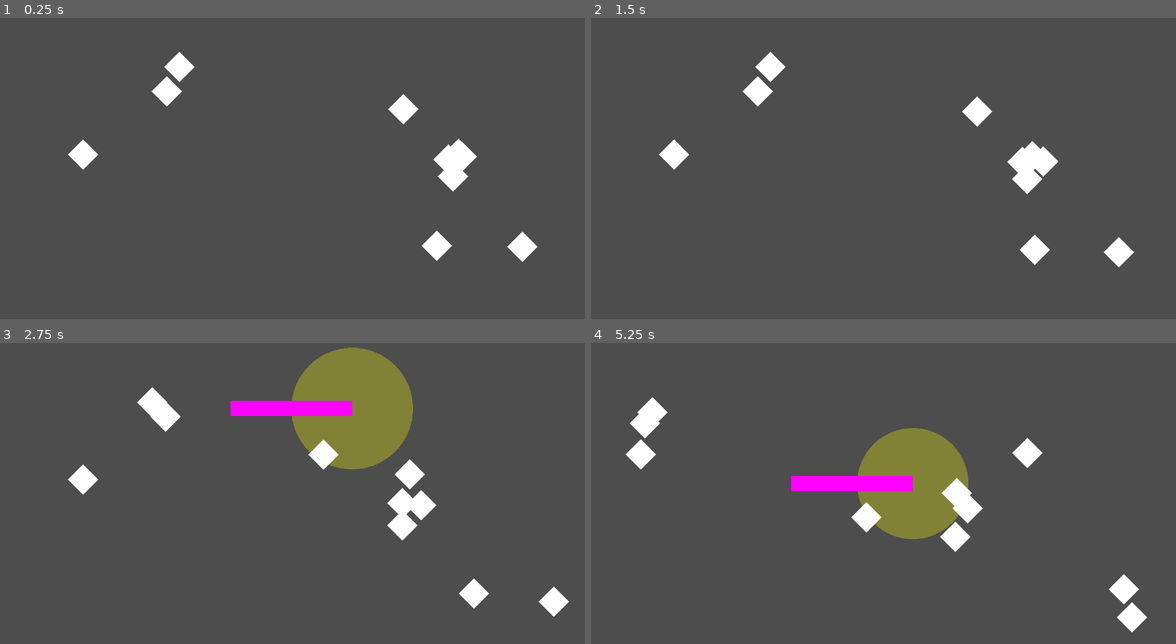
Above: before the commit, frames 1-4 (two rows, left to right).
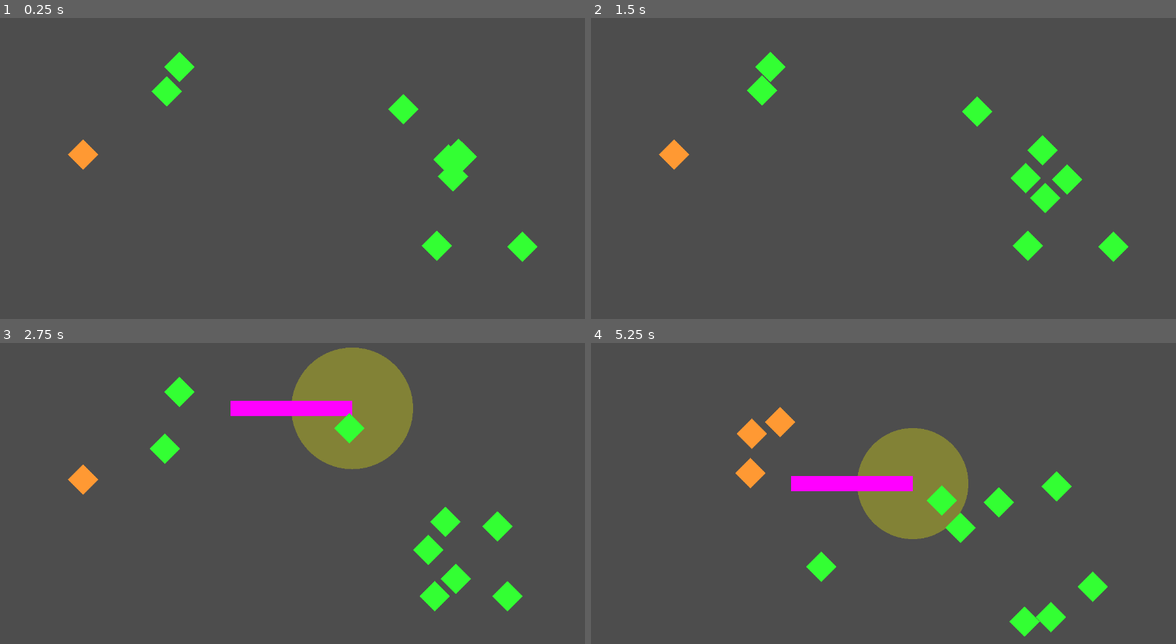
Above: after the commit, the same moments.

Repository: VileOar/ludum-dare-56
Game: Godot game, scene res://src/stage/stage.tscn
Same seed, same stepped clock (60 frames per second), same inputs: the game is played once before the commit and once after it. The project has no main scene, so this scene is started directly.
Inputs (mouse positions are in pixels of both pictures, inside the frame that each line leads up to):
- Up to frame 1 (0.25 s): no input
- Up to frame 2 (1.5 s): tap Enter at 0.5 s; move the mouse to (1018, 141) at 0.52 s; press the mouse at (1018, 141) at 0.53 s; move the mouse to (760, 174) at 1.27 s; release the mouse at (760, 174) at 1.28 s; click (760, 174) at 1.35 s
- Up to frame 3 (2.75 s): move the mouse to (351, 409) at 2.02 s; press the mouse at (351, 409) at 2.03 s
- Up to frame 4 (5.25 s): move the mouse to (854, 550) at 2.77 s; release the mouse at (854, 550) at 2.78 s; click (854, 550) at 2.85 s; move the mouse to (1064, 535) at 3.52 s; press the mouse at (1064, 535) at 3.53 s; move the mouse to (702, 433) at 4.27 s; release the mouse at (702, 433) at 4.28 s; click (702, 433) at 4.35 s; move the mouse to (912, 484) at 5.02 s; press the mouse at (912, 484) at 5.03 s

The runs differ from the first frame. In frame 1, 2.3% of the frame differs, in the area x 11-92%, y 11-82%; in frame 2, 3.4%; in frame 3, 5.1%; in frame 4, 5.4%, in the area x 5-96%, y 17-98%.

Commit message:
added infection mechanics

Diff:
--- a/project.godot
+++ b/project.godot
@@ -17,11 +17,13 @@
 [autoload]
 
 Global="*res://src/autoloads/Global.gd"
+Signals="*res://src/autoloads/Signals.gd"
 
 [display]
 
 window/size/viewport_width=1280
 window/size/viewport_height=720
+window/stretch/mode="viewport"
 
 [input]
 
--- a/src/autoloads/Global.gd
+++ b/src/autoloads/Global.gd
@@ -1,4 +1,7 @@
 extends Node
+
+## how many infected to spawn when a healthy is infected (OTHER thatn itself)
+const INFECTED_SPAWN_ADDITIONAL = 1
 
 
 ## a global scope RNG
--- a/src/autoloads/Signals.gd
+++ b/src/autoloads/Signals.gd
@@ -1,2 +1,7 @@
 ## autoload for global signals
 extends Node
+
+
+## emited by a creature to request spawning a new infected creature
+@warning_ignore("unused_signal")
+signal spawn_infected_request(position)
--- a/src/entities/creature/base_controller.gd
+++ b/src/entities/creature/base_controller.gd
@@ -2,7 +2,7 @@
 extends StackStateMachine
 class_name BaseController
 
-@onready var body: CharacterBody2D = get_parent() as CharacterBody2D
+@onready var body: Creature = get_parent() as Creature
 
 @onready var sprite: AnimatedSprite2D = %Sprite
 @onready var detector: Area2D = %Detector
--- a/src/entities/creature/creature.gd
+++ b/src/entities/creature/creature.gd
@@ -1,4 +1,8 @@
 extends CharacterBody2D
 class_name Creature
 
+## signal emited when this creature gets infected
+@warning_ignore("unused_signal")
+signal got_infected(position)
+
 @onready var controller: BaseController = %Controller
--- a/src/entities/creature/creature.tscn
+++ b/src/entities/creature/creature.tscn
@@ -2,9 +2,9 @@
 
 [ext_resource type="Script" path="res://src/entities/creature/base_controller.gd" id="1_euc34"]
 [ext_resource type="Script" path="res://src/entities/creature/creature.gd" id="1_on0e4"]
-[ext_resource type="Script" path="res://src/entities/creature/wander_state.gd" id="2_ua7dj"]
-[ext_resource type="Script" path="res://src/entities/creature/idle_state.gd" id="3_bs3bk"]
-[ext_resource type="Script" path="res://src/entities/creature/rush_state.gd" id="4_sqeli"]
+[ext_resource type="Script" path="res://src/entities/creature/states/wander_state.gd" id="2_ua7dj"]
+[ext_resource type="Script" path="res://src/entities/creature/states/idle_state.gd" id="3_bs3bk"]
+[ext_resource type="Script" path="res://src/entities/creature/states/rush_state.gd" id="4_sqeli"]
 
 [sub_resource type="RectangleShape2D" id="RectangleShape2D_4yq3s"]
 size = Vector2(45.2548, 45.2548)
@@ -14,6 +14,7 @@
 
 [node name="Creature" type="CharacterBody2D"]
 collision_layer = 2
+collision_mask = 3
 motion_mode = 1
 script = ExtResource("1_on0e4")
 
@@ -29,7 +30,8 @@
 
 [node name="Detector" type="Area2D" parent="."]
 unique_name_in_owner = true
-visible = false
+collision_layer = 0
+collision_mask = 4
 
 [node name="CollisionShape2D" type="CollisionShape2D" parent="Detector"]
 shape = SubResource("CircleShape2D_em1cj")
--- /dev/null
+++ b/src/entities/creature/healthy_controller.gd
@@ -0,0 +1,25 @@
+extends BaseController
+class_name HealthyController
+
+
+## callback for when an infection is detected nearby
+func _on_infected_nearby(position):
+	replace_state("PanicState")
+	get_node("PanicState").set_source_position(position)
+
+
+func _on_detector_body_entered(other: Node2D) -> void:
+	other.got_infected.connect(_on_infected_nearby)
+
+
+func _on_detector_body_exited(other: Node2D) -> void:
+	other.got_infected.disconnect(_on_infected_nearby)
+
+
+func _on_hurtbox_body_entered(_other: Node2D) -> void:
+	body.got_infected.emit(body.position)
+	body.queue_free()
+	var pos = body.position
+	Signals.spawn_infected_request.emit(pos)
+	for _i in Global.INFECTED_SPAWN_ADDITIONAL:
+		Signals.spawn_infected_request.emit(pos + 64 * Vector2.from_angle(randf() * 2 * PI))
--- /dev/null
+++ b/src/entities/creature/healthy_creature.tscn
@@ -0,0 +1,35 @@
+[gd_scene load_steps=5 format=3 uid="uid://b0bxiobvelbs0"]
+
+[ext_resource type="PackedScene" uid="uid://bu1smsxi2dc5g" path="res://src/entities/creature/creature.tscn" id="1_ys2to"]
+[ext_resource type="Script" path="res://src/entities/creature/states/panic_state.gd" id="2_g46bi"]
+[ext_resource type="Script" path="res://src/entities/creature/healthy_controller.gd" id="2_miuyg"]
+
+[sub_resource type="CircleShape2D" id="CircleShape2D_ftksm"]
+radius = 32.0
+
+[node name="HealthyCreature" instance=ExtResource("1_ys2to")]
+collision_layer = 6
+
+[node name="Polygon2D" parent="." index="0"]
+color = Color(0.2, 1, 0.2, 1)
+
+[node name="Controller" parent="." index="4"]
+script = ExtResource("2_miuyg")
+
+[node name="RushState" parent="Controller" index="2"]
+STATE_DURATION = 3.0
+SPEED_MULTIPLIER = 5.0
+
+[node name="PanicState" type="Node" parent="Controller" index="3"]
+script = ExtResource("2_g46bi")
+
+[node name="Hurtbox" type="Area2D" parent="." index="5"]
+collision_layer = 0
+collision_mask = 8
+
+[node name="CollisionShape2D" type="CollisionShape2D" parent="Hurtbox" index="0"]
+shape = SubResource("CircleShape2D_ftksm")
+
+[connection signal="body_entered" from="Detector" to="Controller" method="_on_detector_body_entered"]
+[connection signal="body_exited" from="Detector" to="Controller" method="_on_detector_body_exited"]
+[connection signal="body_entered" from="Hurtbox" to="Controller" method="_on_hurtbox_body_entered"]
--- /dev/null
+++ b/src/entities/creature/infected_controller.gd
@@ -0,0 +1,24 @@
+extends BaseController
+class_name InfectedController
+
+const COOLDOWN = 1.0
+
+
+func _ready() -> void:
+	super._ready()
+
+	# wait for a bit before being able to infect
+	body.set_collision_layer_value(4, false)
+	await get_tree().create_timer(COOLDOWN).timeout
+	body.set_collision_layer_value(4, true)
+
+
+## whenever a new state is deactivated, check detector's overlapping bodies and, if any, go to chase
+func _on_state_activated(state: Variant) -> void:
+	if state == "ChaseState":
+		return
+
+	var others = detector.get_overlapping_bodies()
+	if others.size() > 0:
+		replace_state("ChaseState")
+		get_node("ChaseState").set_target(others[0])
--- /dev/null
+++ b/src/entities/creature/infected_creature.tscn
@@ -0,0 +1,19 @@
+[gd_scene load_steps=4 format=3 uid="uid://b7qdnfpx0cdak"]
+
+[ext_resource type="PackedScene" uid="uid://bu1smsxi2dc5g" path="res://src/entities/creature/creature.tscn" id="1_n7jtd"]
+[ext_resource type="Script" path="res://src/entities/creature/infected_controller.gd" id="2_2puis"]
+[ext_resource type="Script" path="res://src/entities/creature/states/chase_state.gd" id="2_fp84w"]
+
+[node name="InfectedCreature" instance=ExtResource("1_n7jtd")]
+collision_layer = 10
+
+[node name="Polygon2D" parent="." index="0"]
+color = Color(1, 0.6, 0.2, 1)
+
+[node name="Controller" parent="." index="4"]
+script = ExtResource("2_2puis")
+
+[node name="ChaseState" type="Node" parent="Controller" index="3"]
+script = ExtResource("2_fp84w")
+
+[connection signal="state_activated" from="Controller" to="Controller" method="_on_state_activated"]
--- /dev/null
+++ b/src/entities/creature/states/chase_state.gd
@@ -0,0 +1,43 @@
+extends StackState
+class_name ChaseState
+
+@export var SPEED: int = 60 # px/sec
+@export var SPEED_MULTIPLIER = 1.0
+@export var GIVEUP_RANGE = 256
+
+@onready var _controller: BaseController = _fsm as BaseController
+
+var _target: Creature # the entity to move towards
+
+var _aggroing = true
+
+
+func acivate():
+	_aggroing = true
+
+
+func _physics_process(delta: float) -> void:
+	var giveup = false
+
+	if is_instance_valid(_target):
+		var diff_vector = _target.position - _controller.body.position
+		_controller.body.move_and_collide(SPEED_MULTIPLIER * SPEED * diff_vector.normalized() * delta)
+
+		# if a certain distance from target, give up
+		if diff_vector.length() >= GIVEUP_RANGE:
+			giveup = true
+	else: # stop chasing if target was destroyed (for instance, by being hit by this creature who was chasing it)
+		giveup = true
+		_target = null # cleanup, not really necessary
+
+	if giveup:
+		_aggroing = false # disable aggroing to be able to change state
+		_controller.replace_state("IdleState")
+
+
+func allow_next_state(_state: String) -> bool:
+	return !_aggroing
+
+
+func set_target(target: Creature):
+	_target = target
--- /dev/null
+++ b/src/entities/creature/states/panic_state.gd
@@ -0,0 +1,33 @@
+extends WanderState
+class_name PanicState
+
+const CHANGE_DIRECTION_CHANCE: float = 0.1
+
+var _source_position: Vector2
+
+
+func _ready() -> void:
+	STATE_DURATION = 3.0
+	SPEED_MULTIPLIER = 5.0
+
+
+func activate():
+	super.activate()
+	# move away from source position
+	var dir = _source_position.direction_to(_controller.body.position)
+	_mov_dir = dir.rotated(randf_range(-PI/4.0, PI/4.0))
+
+
+func _physics_process(delta: float) -> void:
+	super._physics_process(delta)
+
+	if randf() < CHANGE_DIRECTION_CHANCE:
+		_mov_dir = Vector2.from_angle(randf() * 2 * PI) # choose random direction vector
+
+
+func allow_next_state(_state: String) -> bool:
+	return !_moving
+
+
+func set_source_position(pos: Vector2):
+	_source_position = pos
--- a/src/entities/creature/rush_state.gd
+++ b/src/entities/creature/states/rush_state.gd
@@ -5,6 +5,7 @@
 
 
 func _ready() -> void:
+	STATE_DURATION = 0.75
 	SPEED_MULTIPLIER = 3.0
 
 
--- a/src/stage/stage.gd
+++ b/src/stage/stage.gd
@@ -1,7 +1,8 @@
 extends Node2D
 
 
-@export var creature_scene: PackedScene
+@export var healthy_scene: PackedScene
+@export var infected_scene: PackedScene
 
 const CREATURE_NUM = 10
 
@@ -9,8 +10,17 @@
 
 
 func _ready() -> void:
+	Signals.spawn_infected_request.connect(_spawn_creature)
+
 	var rect = get_viewport_rect()
 	for i in CREATURE_NUM:
-		var new_creature = creature_scene.instantiate()
-		new_creature.position = Vector2(randf_range(rect.position.x + 64, rect.end.x - 64), randf_range(rect.position.y + 64, rect.end.y - 64))
-		creatures.add_child(new_creature)
+		var infected = i == CREATURE_NUM - 1
+		var pos = Vector2(randf_range(rect.position.x + 64, rect.end.x - 64), randf_range(rect.position.y + 64, rect.end.y - 64))
+		_spawn_creature(pos, infected)
+
+
+func _spawn_creature(pos: Vector2, infected: bool = true):
+	var scene = infected_scene if infected else healthy_scene
+	var new_creature = scene.instantiate()
+	new_creature.position = pos
+	creatures.call_deferred("add_child", new_creature)
--- a/src/stage/stage.tscn
+++ b/src/stage/stage.tscn
@@ -1,8 +1,9 @@
-[gd_scene load_steps=6 format=3 uid="uid://e7jihf677gx2"]
+[gd_scene load_steps=7 format=3 uid="uid://e7jihf677gx2"]
 
-[ext_resource type="PackedScene" uid="uid://bu1smsxi2dc5g" path="res://src/entities/creature/creature.tscn" id="1_i01hk"]
 [ext_resource type="Script" path="res://src/stage/stage.gd" id="1_iaxbk"]
+[ext_resource type="PackedScene" uid="uid://b0bxiobvelbs0" path="res://src/entities/creature/healthy_creature.tscn" id="2_dpvoq"]
 [ext_resource type="PackedScene" uid="uid://6f3hygpsdmwo" path="res://src/entities/player/player.tscn" id="3_haygi"]
+[ext_resource type="PackedScene" uid="uid://b7qdnfpx0cdak" path="res://src/entities/creature/infected_creature.tscn" id="3_yguvu"]
 
 [sub_resource type="RectangleShape2D" id="RectangleShape2D_hu6hx"]
 size = Vector2(64, 720)
@@ -12,7 +13,8 @@
 
 [node name="Stage" type="Node2D"]
 script = ExtResource("1_iaxbk")
-creature_scene = ExtResource("1_i01hk")
+healthy_scene = ExtResource("2_dpvoq")
+infected_scene = ExtResource("3_yguvu")
 
 [node name="Walls" type="Node" parent="."]
 
--- a/src/tools/stack_state_machine/stack_state.gd
+++ b/src/tools/stack_state_machine/stack_state.gd
@@ -3,6 +3,9 @@
 ## base class for all game state nodes
 extends Node
 class_name StackState
+
+signal activated(name)
+signal deactivated(name)
 
 ## reference to the parent state machine
 @onready var _fsm : StackStateMachine = get_parent()
@@ -39,6 +42,7 @@
 ## this one should not be overriden
 func base_activate():
 	active = true
+	activated.emit(name)
 	activate()
 
 
@@ -51,6 +55,7 @@
 ## this one should not be overriden
 func base_deactivate():
 	active = false
+	deactivated.emit(name)
 	deactivate()
 
 
--- a/src/tools/stack_state_machine/stack_state_machine.gd
+++ b/src/tools/stack_state_machine/stack_state_machine.gd
@@ -6,8 +6,12 @@
 extends Node
 class_name StackStateMachine
 
-## called after pop operation leaves the machine empty
+## sent after pop operation leaves the machine empty
 signal stack_emptied
+## sent when any state notifies being activated
+signal state_activated(state)
+## sent when any state notifies being deactivated
+signal state_deactivated(state)
 
 ## the stack of all states pushed down; only contains the string id of the states
 var state_stack : Array[String] = []
@@ -17,6 +21,8 @@
 func _ready():
 	for child in get_children():
 		child.process_mode = Node.PROCESS_MODE_DISABLED # deactivate all nodes at first
+		child.activated.connect(_state_activated)
+		child.deactivated.connect(_state_deactivated)
 
 
 ## return the state node currently at the top of stack
@@ -100,3 +106,13 @@
 ## check if current head can transition to specified new state
 func _can_push_state(state: StringName) -> bool:
 	return current_state() == null or current_state().allow_next_state(state)
+
+
+## callback for when a new state is activated
+func _state_activated(state: StringName):
+	state_activated.emit(state)
+
+
+## callback for when a new state is deactivated
+func _state_deactivated(state: StringName):
+	state_deactivated.emit(state)
Renamed: src/entities/creature/idle_state.gd -> src/entities/creature/states/idle_state.gd
Renamed: src/entities/creature/wander_state.gd -> src/entities/creature/states/wander_state.gd
